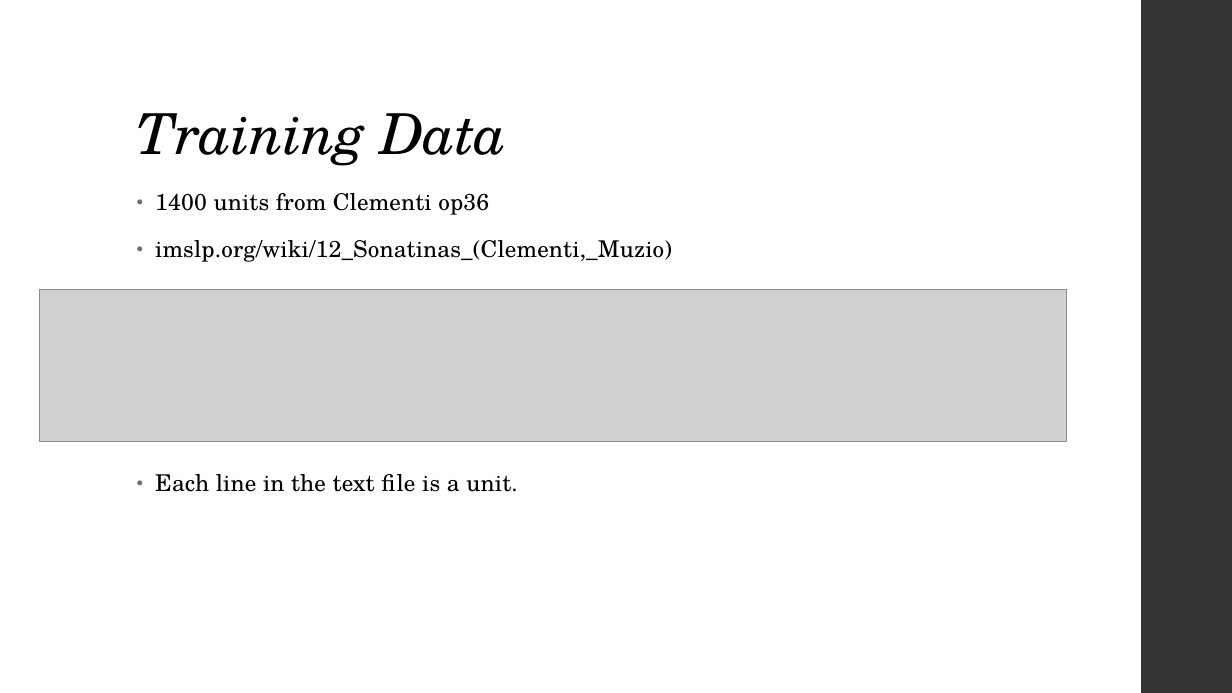
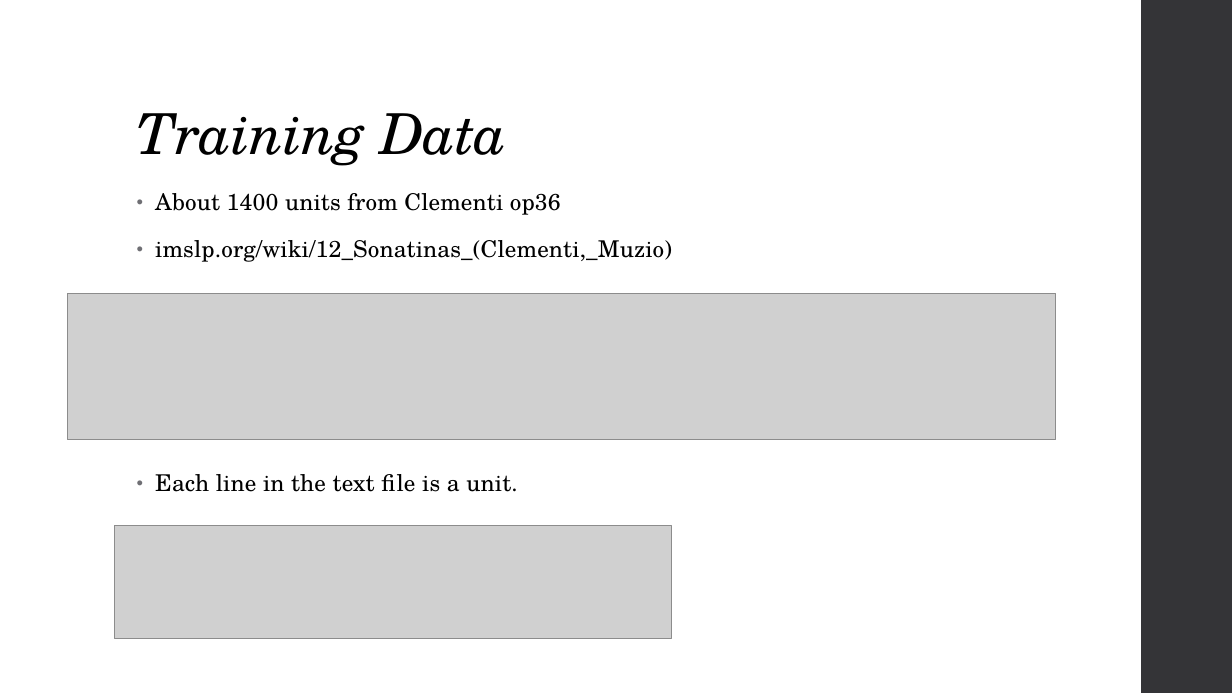
Before and after one commit to Rajon010/MD2016_Final, a slide deck: slide 4 of presentation.pptx. Drawn at 1232x693 pixels with LibreOffice and Linux fonts; fonts in the diff are those of the drawing; grey boxes stand for pictures. Boxes give left, top, right and bottom in pixels: in the first picture for what was removed or moved away, otherwise in the second. Text is boxed around its words. In the diff, an @@ line names an element or a change of style, - is before the commit and + after.

```diff
--- a/presentation.pptx
+++ b/presentation.pptx
@@ text at (155, 193, 561, 215): text changed @@
-• 1400 units from Clementi op36
+• About 1400 units from Clementi op36
@@ picture: place and size @@
-picture at (40, 290, 1067, 443)
+picture at (67, 293, 1056, 439)
@@ picture added at (115, 526, 672, 639) @@
```
Also in this commit, not shown: 3 other slides changed.
